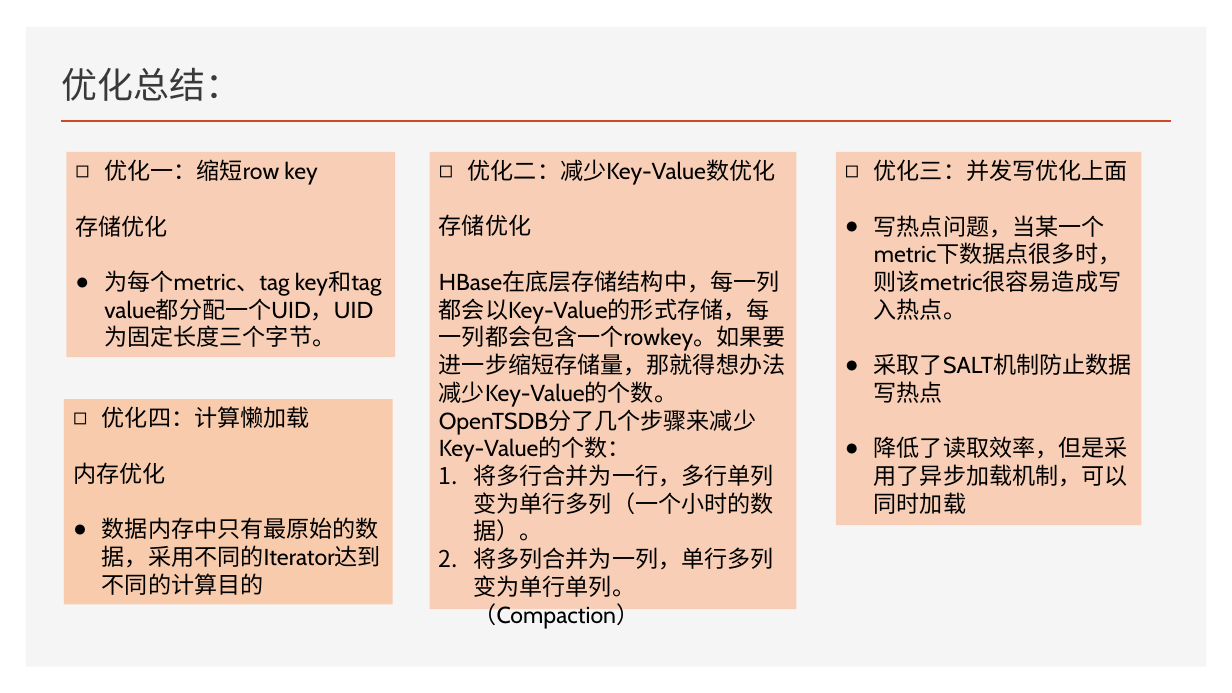
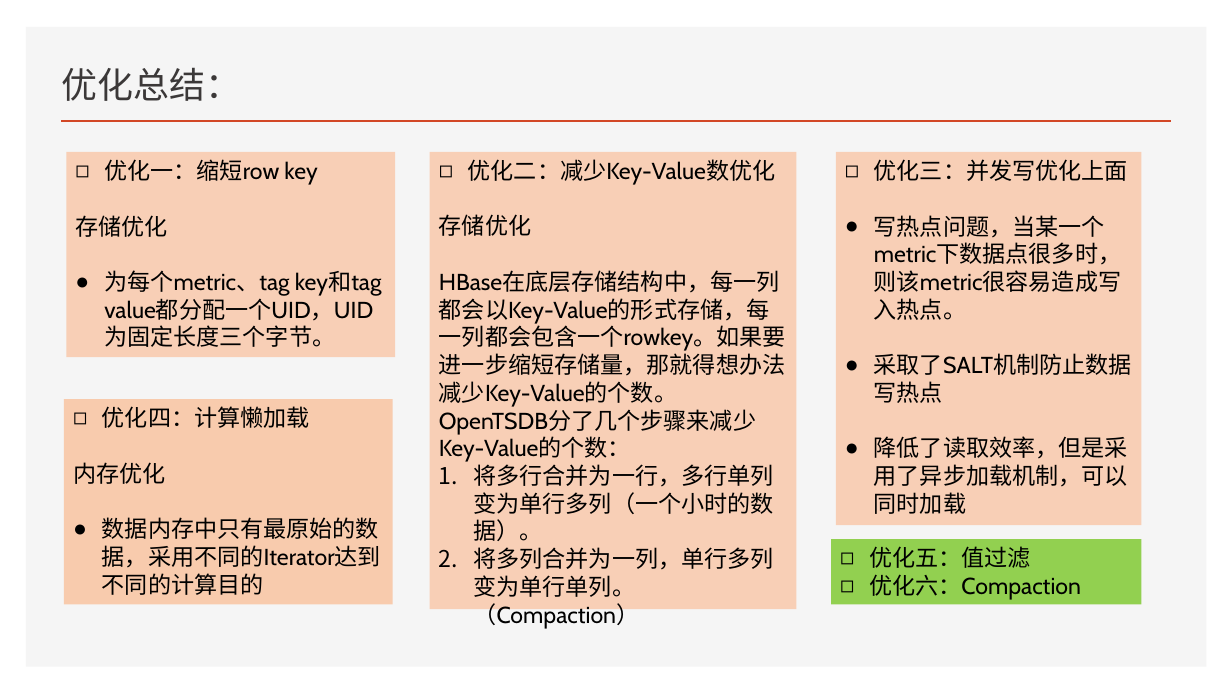
Before and after one commit to Zhangwusheng/Zhangwusheng.github.io, a slide deck: slide 24 of _posts/OpenTsdb基本原理副本.pptx (slide 23 before the commit). Drawn at 1232x693 pixels with LibreOffice and Linux fonts; fonts in the diff are those of the drawing. Boxes give left, top, right and bottom in pixels: in the first picture for what was removed or moved away, otherwise in the second. Text is boxed around its words. In the diff, an @@ line names an element or a change of style, - is before the commit and + after.

```diff
--- a/_posts/OpenTsdb基本原理副本.pptx
+++ b/_posts/OpenTsdb基本原理副本.pptx
@@ rectangle added at [831,539,1141,604], fill #92D050, 18 pt, text #000000 @@
+◻ 优化五：值过滤
+◻ 优化六：Compaction
```
Also in this commit, not shown: 1 slide added, 1 other file.
